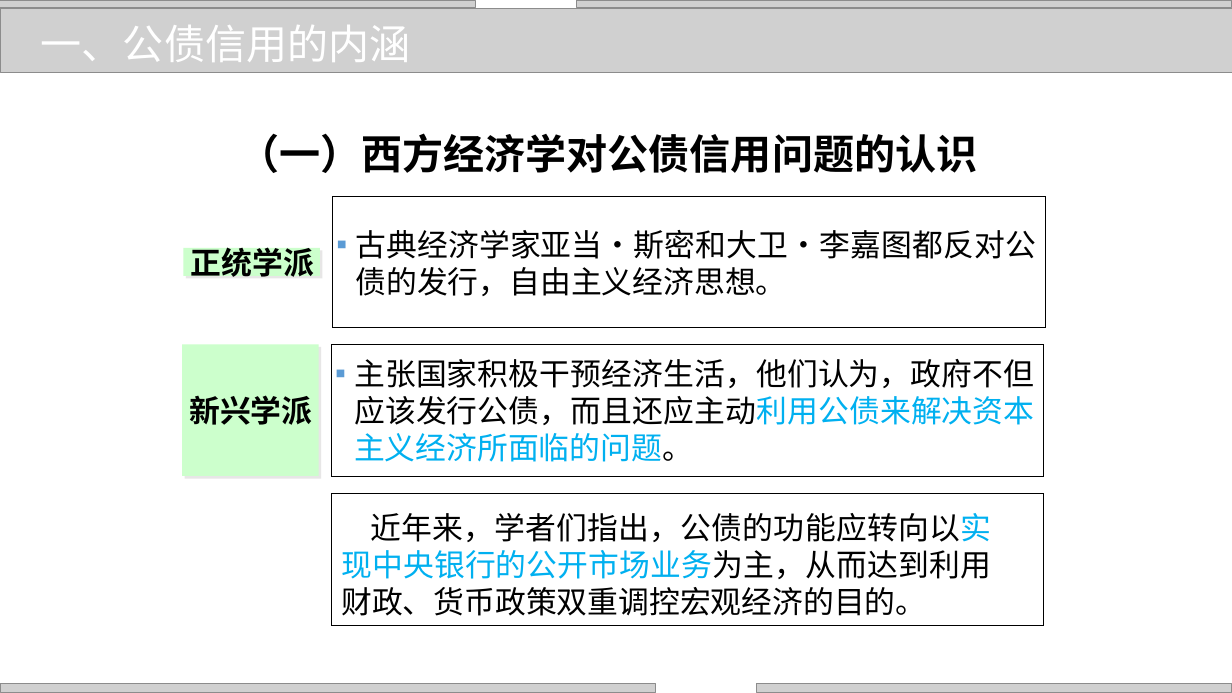
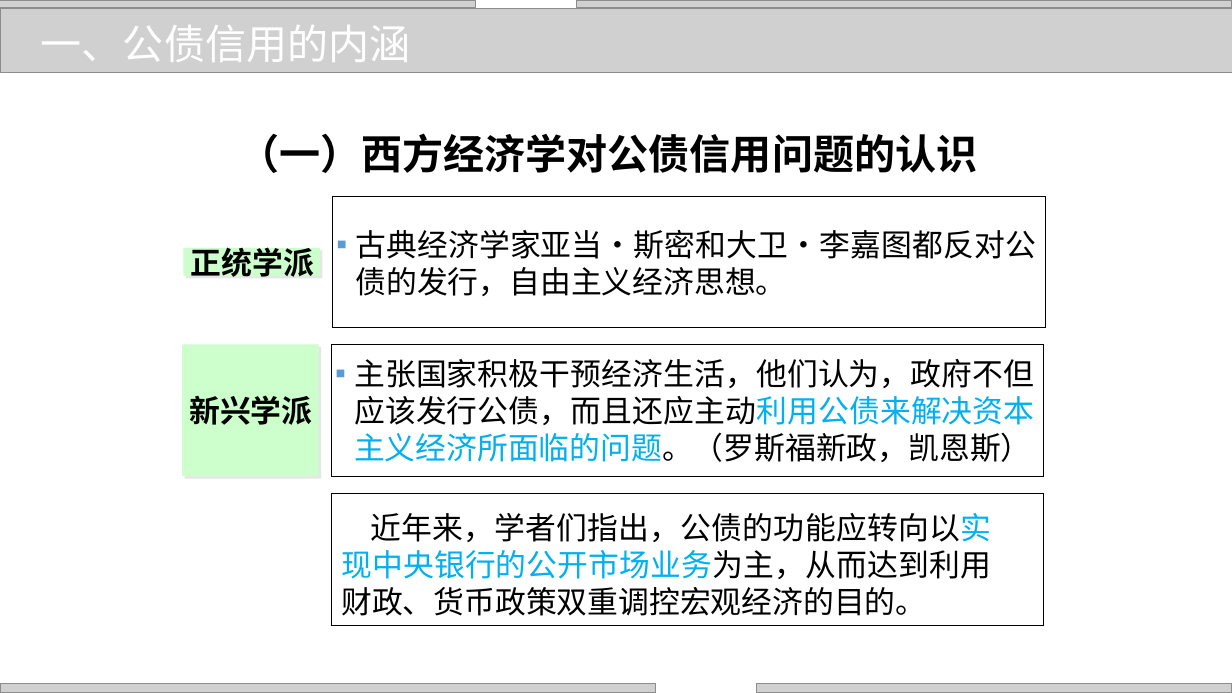
Before and after one commit to zhangjianzhang/internet_credit, a slide deck: slide 5 of files/slides/lecture_13.pptx. Drawn at 1232x693 pixels with LibreOffice and Linux fonts; fonts in the diff are those of the drawing; grey boxes stand for pictures; background and template pictures are left out. Boxes give left, top, right and bottom in pixels: in the first picture for what was removed or moved away, otherwise in the second. Text is boxed around its words. In the diff, an @@ line names an element or a change of style, - is before the commit and + after.

```diff
--- a/files/slides/lecture_13.pptx
+++ b/files/slides/lecture_13.pptx
@@ text at (354,359,1034,462): text changed @@
-  ▪ 主张国家积极干预经济生活，他们认为，政府不但应该发行公债，而且还应主动利用公债来解决资本主义经济所面临的问题。
+  ▪ 主张国家积极干预经济生活，他们认为，政府不但应该发行公债，而且还应主动利用公债来解决资本主义经济所面临的问题。（罗斯福新政，凯恩斯）
```
Also in this commit, not shown: 12 other slides changed, 4 slides added, 3 other files.
